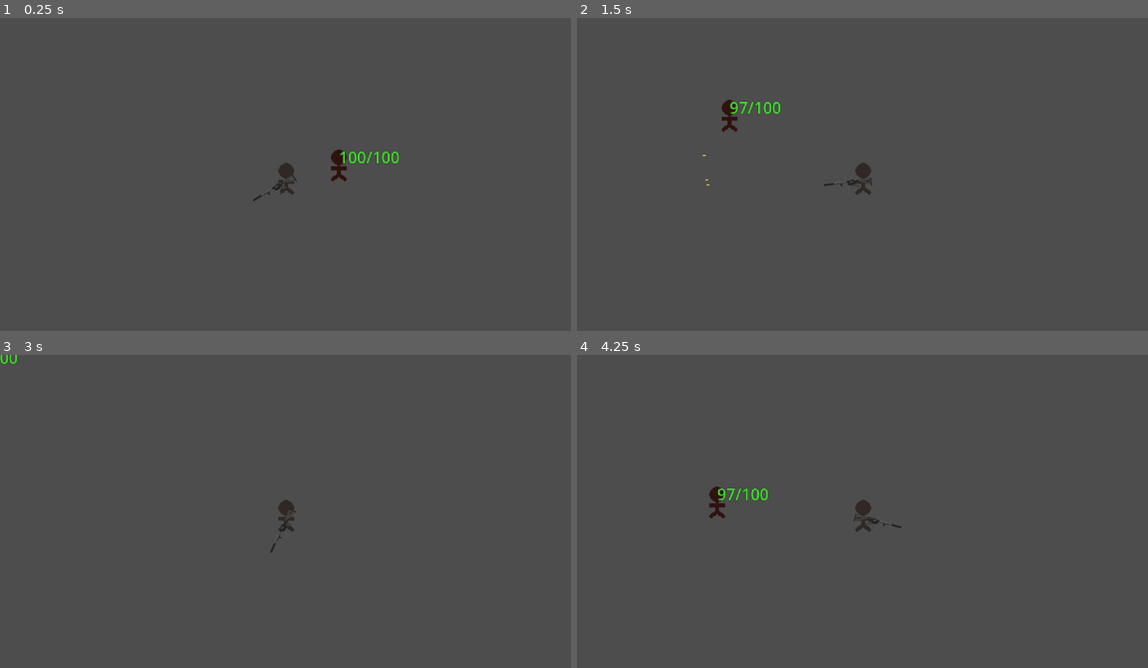
Above: before the commit, frames 1-4 (two rows, left to right).
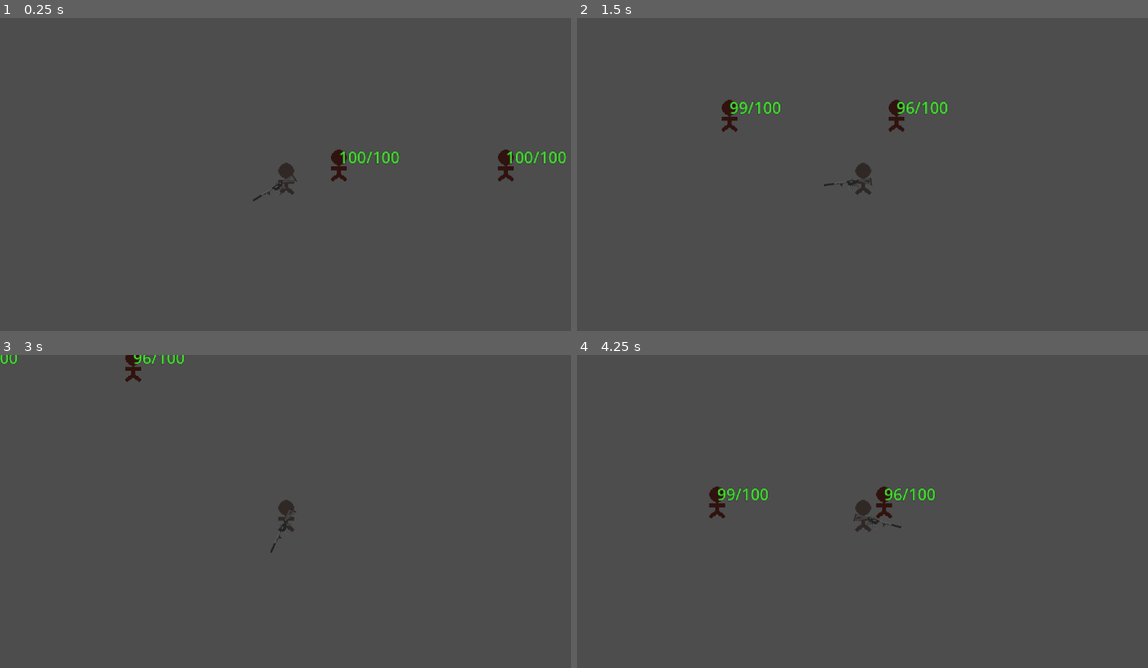
Above: after the commit, the same moments.

Repository: ExHilEr8/Personal-Game-Jam
Game: Godot game, scene res://scenes/main.tscn
Same seed, same stepped clock (60 frames per second), same inputs: the game is played once before the commit and once after it. Sound files missing from this copy of the repository are replaced by a short silence.
Inputs (mouse positions are in pixels of both pictures, inside the frame that each line leads up to):
- Up to frame 1 (0.25 s): no input
- Up to frame 2 (1.5 s): tap Enter at 0.5 s; move the mouse to (988, 161) at 0.52 s; press the mouse at (988, 161) at 0.53 s; hold D (move_right) 0.53-1.28 s; move the mouse to (748, 196) at 1.27 s; release the mouse at (748, 196) at 1.28 s; hold S (move_down) from 1.28 s (still down); click (748, 196) at 1.35 s
- Up to frame 3 (3 s): move the mouse to (342, 445) at 2.02 s; release S (move_down) at 2.03 s; press the mouse at (342, 445) at 2.03 s; hold D (move_right) 2.03-2.78 s; tap Space at 2.75 s; move the mouse to (256, 580) at 2.77 s; release the mouse at (256, 580) at 2.78 s; hold W (move_up) from 2.78 s (still down); click (256, 580) at 2.85 s
- Up to frame 4 (4.25 s): move the mouse to (1033, 564) at 3.52 s; release W (move_up) at 3.53 s; press the mouse at (1033, 564) at 3.53 s; hold A (move_left) from 3.53 s (still down)

The runs differ from the first frame. In frame 1, 0.4% of the frame differs, in the area x 87-100%, y 42-53%; in frame 2, 0.4%, in the area x 21-65%, y 26-54%; in frame 3, 0.3%; in frame 4, 0.4%.

Commit message:
Implemented projectile piercing for hitscan projectiles

Diff:
--- a/scenes/Projectile.gd
+++ b/scenes/Projectile.gd
@@ -3,6 +3,8 @@
 @export_category("Projectile Stats")
 @export var damage: float = float(1)
 @export var ammo_per_shot: int = int(1)
+@export var is_enemy_piercing: bool = false
+@export var is_wall_piercing: bool = false
 
 @export_category("Animation")
 @export var impact_animator: PackedScene
--- a/scenes/Weapon.gd
+++ b/scenes/Weapon.gd
@@ -220,14 +220,31 @@
 func fire_hitscan(ray: RayCast2D, projectile, projectile_rotation: float):
 	if(initial_accuracy < 1):
 		ray.target_position = ray.target_position.rotated(projectile_rotation)
+
+	var check_next = true
+
+	# Checks multiple ray collisions when
+	while check_next == true:
 		ray.force_raycast_update()
 
-	if ray.is_colliding():
-		var collider = ray.get_collider()
-		var collision_point = ray.get_collision_point()
-		var collision_rotation = get_global_rotation()
-		projectile.on_collision(collider, collision_point, collision_rotation)
-		print(collider)
+		if ray.is_colliding():
+			var collider = ray.get_collider()
+			var collision_point = ray.get_collision_point()
+			var collision_rotation = get_global_rotation()
+			projectile.on_collision(collider, collision_point, collision_rotation)
+			print(collider)
+
+			if (collider.is_in_group("Enemy") and projectile.is_enemy_piercing) or (collider.is_in_group("Wall") and projectile.is_wall_piercing):
+				check_next = true
+				ray.add_exception(collider)
+
+			else:
+				check_next = false
+
+		else:
+			check_next = false
+
+	ray.clear_exceptions()
 
 	magazine_count -= projectile.ammo_per_shot
 
--- a/scenes/main.tscn
+++ b/scenes/main.tscn
@@ -12,6 +12,9 @@
 radius = 8.0
 height = 32.0
 
+[sub_resource type="RectangleShape2D" id="RectangleShape2D_d5o85"]
+size = Vector2(15, 71)
+
 [node name="Main" type="Node2D"]
 
 [node name="Player" parent="." instance=ExtResource("1_scfp7")]
@@ -23,30 +26,47 @@
 [node name="Weapon" parent="Player/WeaponContainer" instance=ExtResource("3_tawrs")]
 position = Vector2(16, 4)
 fire_rate = 0.05
-initial_accuracy = 0.95
 magazine_size = 9000
 reserve_ammo = 9000
-is_full_auto = false
-is_burst_fire = true
-burst_amount = 3
-burst_fire_rate = 0.2
-projectile_count = 3
+is_hitscan = true
 queue_firing_delay = 0.0
 physics_projectile = ExtResource("4_y0fn3")
 hitscan_projectile = ExtResource("5_tdcqm")
 
-[node name="EnemyPrefab" parent="." instance=ExtResource("4_oagll")]
+[node name="EnemyInFront" parent="." instance=ExtResource("4_oagll")]
 
-[node name="Sprite2D" parent="EnemyPrefab" index="0"]
+[node name="Sprite2D" parent="EnemyInFront" index="0"]
 self_modulate = Color(1, 0.466667, 0.415686, 1)
 texture = ExtResource("4_c8107")
 
-[node name="FloatingUIContainer" parent="EnemyPrefab" index="1"]
+[node name="FloatingUIContainer" parent="EnemyInFront" index="1"]
 position = Vector2(0, -20)
 metadata/_edit_group_ = true
 
-[node name="CollisionShape2D" type="CollisionShape2D" parent="EnemyPrefab"]
+[node name="CollisionShape2D" type="CollisionShape2D" parent="EnemyInFront"]
 shape = SubResource("CapsuleShape2D_f2dak")
 
+[node name="EnemyInBack" parent="." instance=ExtResource("4_oagll")]
+position = Vector2(168, 0)
+
+[node name="Sprite2D" parent="EnemyInBack" index="0"]
+self_modulate = Color(1, 0.466667, 0.415686, 1)
+texture = ExtResource("4_c8107")
+
+[node name="FloatingUIContainer" parent="EnemyInBack" index="1"]
+position = Vector2(0, -20)
+metadata/_edit_group_ = true
+
+[node name="CollisionShape2D" type="CollisionShape2D" parent="EnemyInBack"]
+shape = SubResource("CapsuleShape2D_f2dak")
+
+[node name="Wall" type="StaticBody2D" parent="." groups=["Wall"]]
+
+[node name="CollisionShape2D" type="CollisionShape2D" parent="Wall" groups=["Wall"]]
+position = Vector2(84, 2)
+shape = SubResource("RectangleShape2D_d5o85")
+debug_color = Color(0.913725, 0.290196, 0, 0.419608)
+
 [editable path="Player/WeaponContainer/Weapon"]
-[editable path="EnemyPrefab"]
+[editable path="EnemyInFront"]
+[editable path="EnemyInBack"]
Not shown: 1 places in scenes/main.tscn that only renumber resources
